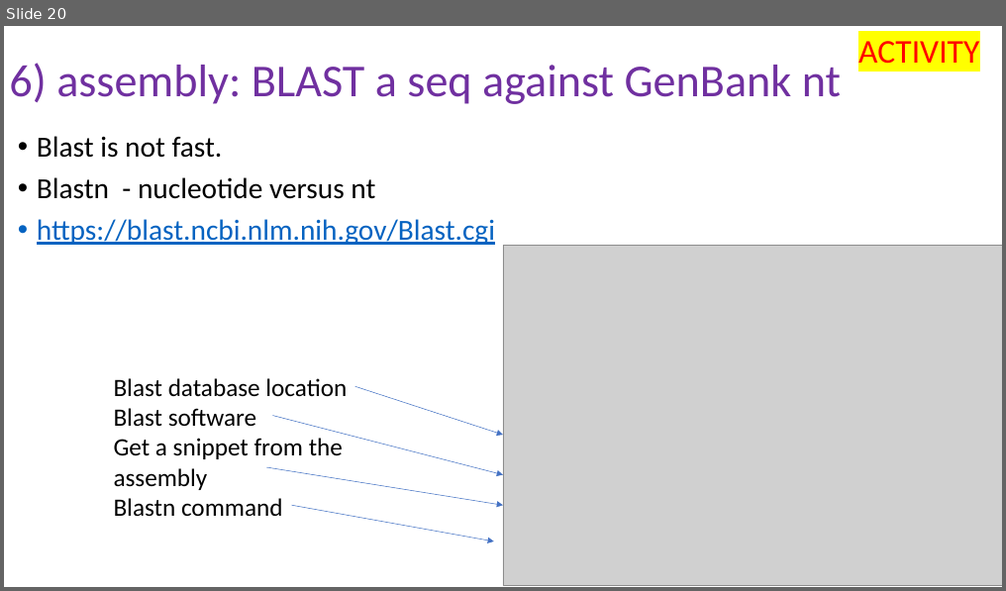
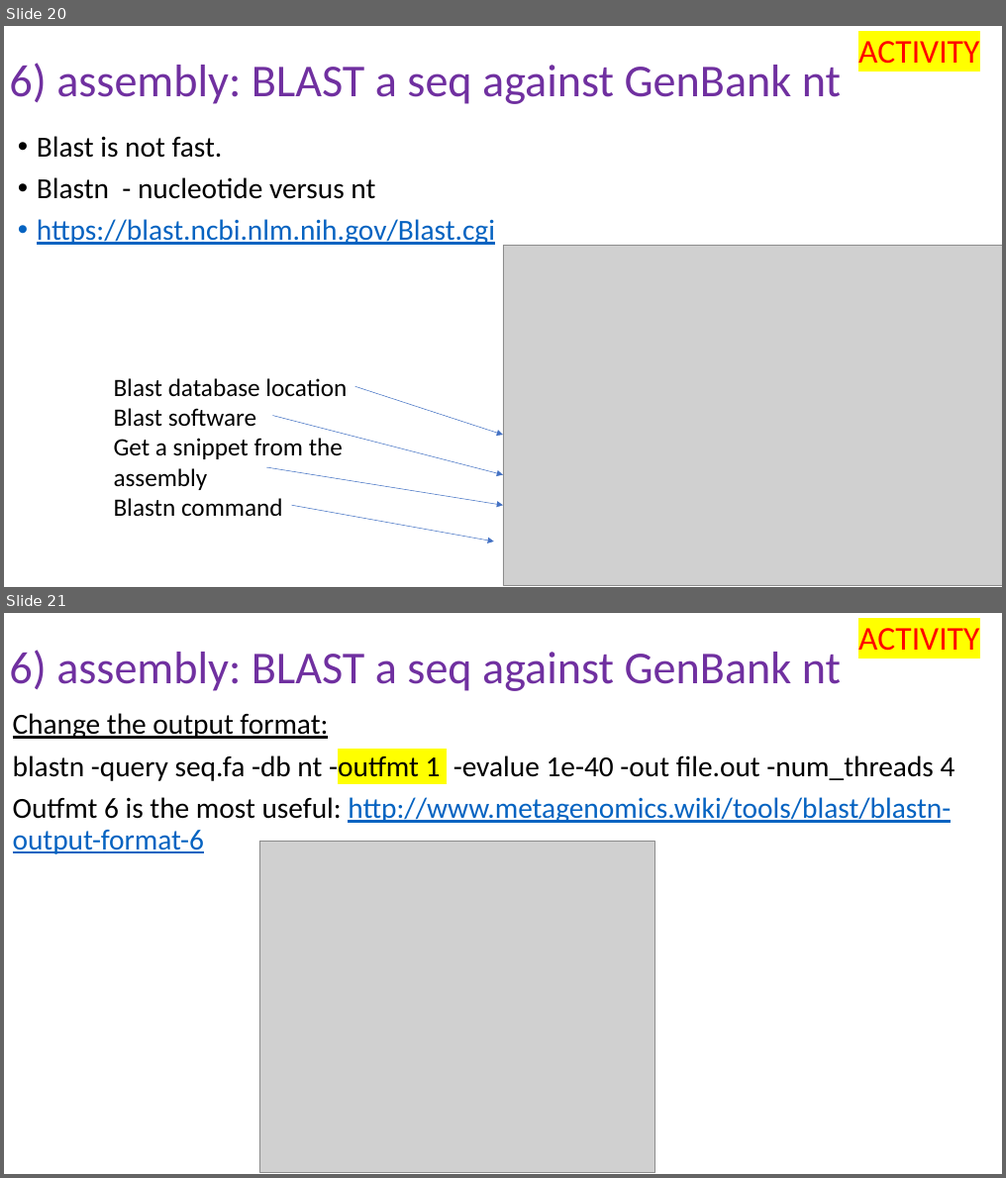
Before and after one commit to peterthorpe5/Sys_admin, a slide deck: cluster_course/powerpoint/6_assembly.pptx. Shown one above the other, each under a label of ours: slide 20 before the commit, slides 20 and 21 after it. The pictures are 1006x591 and 1006x1178 pixels, drawn with LibreOffice and Linux fonts; fonts in the diff are those of the drawing; grey boxes stand for pictures. Boxes give left, top, right and bottom in pixels: in the first picture for what was removed or moved away, otherwise in the second. Text is boxed around its words. In the diff, an @@ line names an element or a change of style, - is before the commit and + after.

Commit message:
updates

```diff
--- a/cluster_course/powerpoint/6_assembly.pptx
+++ b/cluster_course/powerpoint/6_assembly.pptx
@@ slide 21 added at <box>4,613,1002,1174</box>, background #FFFFFF @@
@@ text added at <box>858,628,979,651</box>, 32 pt, text #FF0000 @@
+ACTIVITY
@@ title added at <box>9,650,841,691</box>, 44 pt, text #7030A0 @@
+6) assembly: BLAST a seq against GenBank nt
@@ text added at <box>13,713,955,855</box>, 28 pt, text #000000 @@
+Change the output format:
+blastn -query seq.fa -db nt -outfmt 1 -evalue 1e-40 -out file.out -num_threads 4
+Outfmt 6 is the most useful: http://www.metagenomics.wiki/tools/blast/blastn-output-format-6
@@ picture added at <box>259,841,654,1173</box> @@
```
